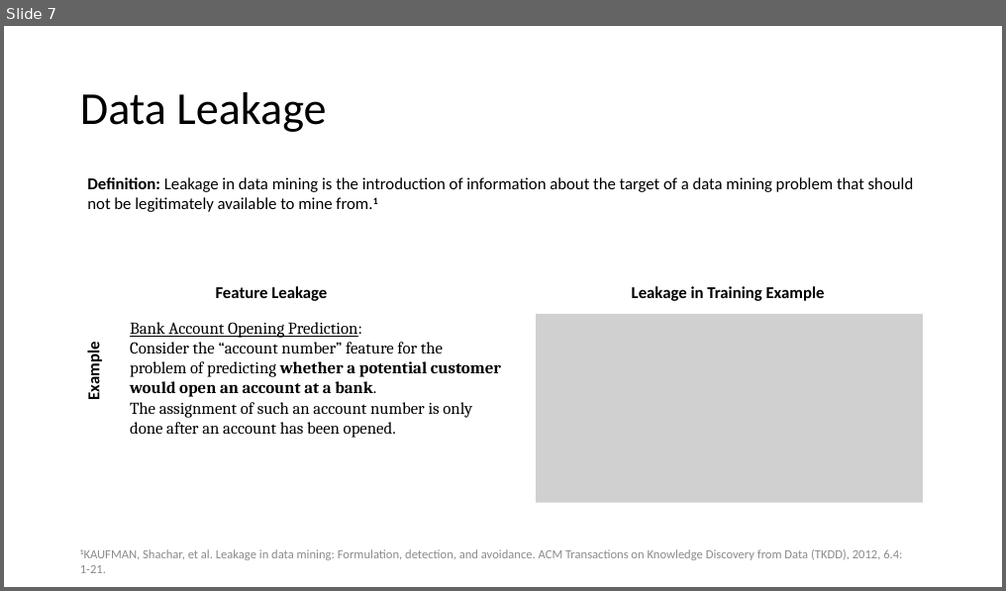
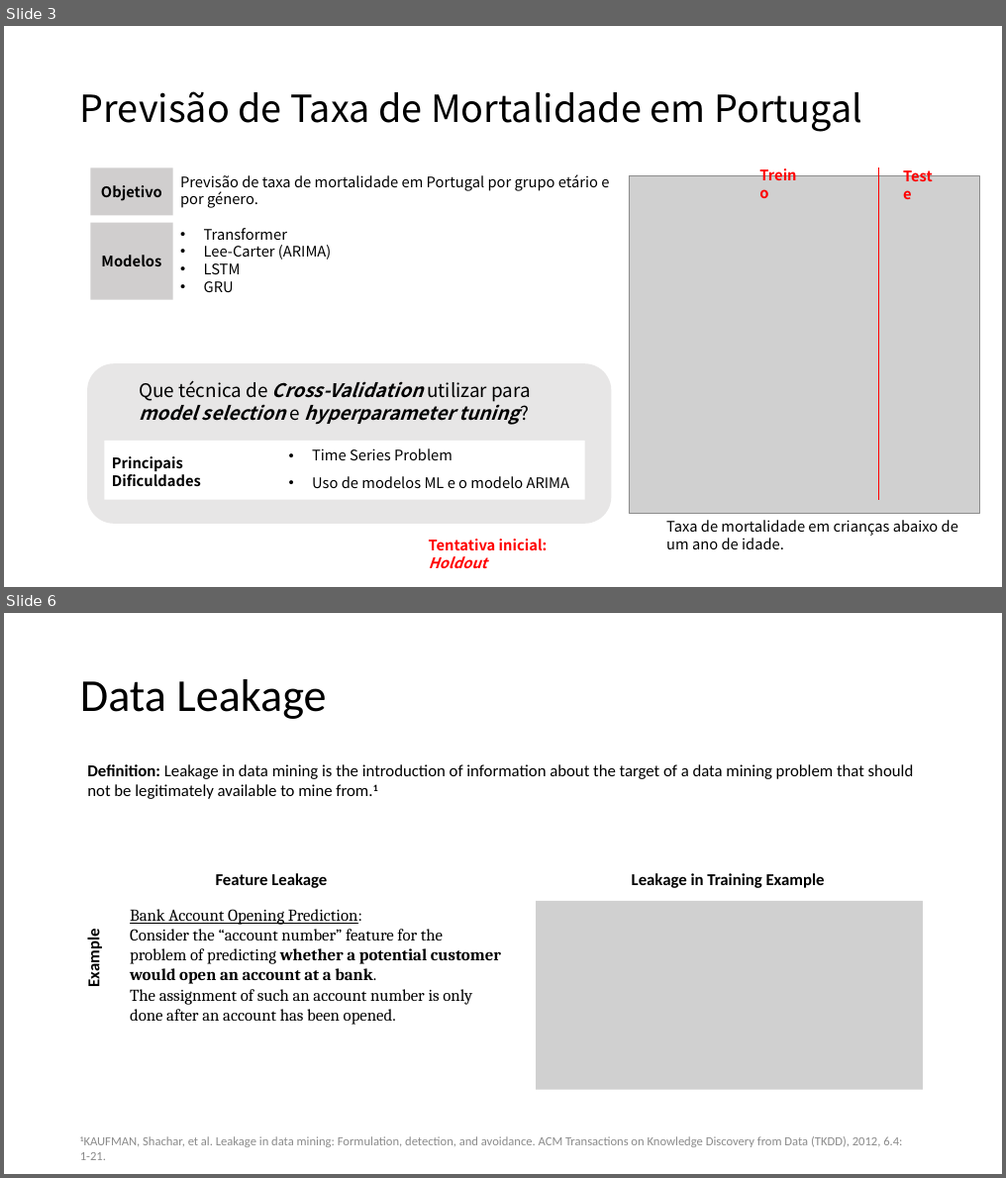
Before and after one commit to MiguelLoureiro98/timecave, a slide deck: papers/.ppt/cvtimeseries.pptx. Shown one above the other, each under a label of ours: slide 7 before the commit, slides 3 and 6 after it; the slides between them are not shown. The pictures are 1006x591 and 1006x1178 pixels, drawn with LibreOffice and Linux fonts; fonts in the diff are those of the drawing; grey boxes stand for pictures. Boxes give left, top, right and bottom in pixels: in the first picture for what was removed or moved away, otherwise in the second. Text is boxed around its words. In the diff, an @@ line names an element or a change of style, - is before the commit and + after.

```diff
--- a/papers/.ppt/cvtimeseries.pptx
+++ b/papers/.ppt/cvtimeseries.pptx
@@ slide 3 added at box(4, 26, 1002, 587), background #FFFFFF @@
@@ title added at box(80, 91, 862, 132), 36 pt, text #000000 @@
+Previsão de Taxa de Mortalidade em Portugal
@@ rectangle added at box(91, 169, 173, 215), fill #D0CECE, 14 pt, text #000000, bold @@
+Objetivo
@@ text added at box(752, 163, 812, 188), 14 pt, text #FF0000, bold @@
+Treino
@@ line added from (878, 169) to (878, 500), #FF0000 1 pt @@
@@ text added at box(896, 164, 948, 189), 14 pt, text #FF0000, bold @@
+Teste
@@ text added at box(180, 174, 609, 208), 14 pt, text #000000 @@
+Previsão de taxa de mortalidade em Portugal por grupo etário e por género.
@@ picture added at box(629, 175, 980, 514) @@
@@ rectangle added at box(91, 223, 173, 300), fill #D0CECE, 14 pt, text #000000, bold @@
+Modelos
@@ text added at box(204, 228, 331, 292), 14 pt, text #000000 @@
+• Transformer
+• Lee-Carter (ARIMA)
+• LSTM
+• GRU
@@ rounded rectangle added at box(87, 364, 611, 524), fill #E7E6E6 @@
@@ text added at box(139, 380, 531, 425), 18 pt, text #000000, bold, italic @@
+Que técnica de Cross-Validation utilizar para model selection e hyperparameter tuning?
@@ rectangle added at box(104, 441, 585, 500), fill #FFFFFF @@
@@ text added at box(112, 457, 201, 486), 14 pt, text #000000, bold @@
+Principais Dificuldades
@@ text added at box(312, 449, 452, 461), 14 pt, text #000000 @@
+• Time Series Problem
@@ text added at box(312, 476, 570, 488), 14 pt, text #000000 @@
+• Uso de modelos ML e o modelo ARIMA
@@ text added at box(666, 520, 958, 550), 14 pt, text #000000 @@
+Taxa de mortalidade em crianças abaixo de um ano de idade.
@@ text added at box(429, 539, 548, 569), 14 pt, text #FF0000, bold @@
+Tentativa inicial: Holdout
@@ what was slide 7 is now slide 6 @@
```
Also in this commit, not shown: 5 slides changed, 20 other slides added, 8 slides removed.
